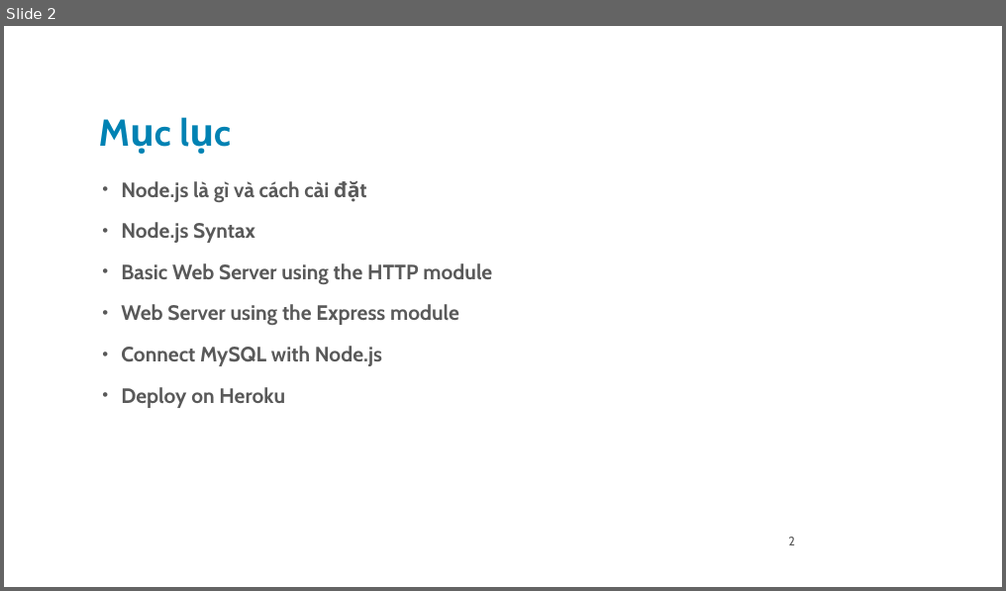
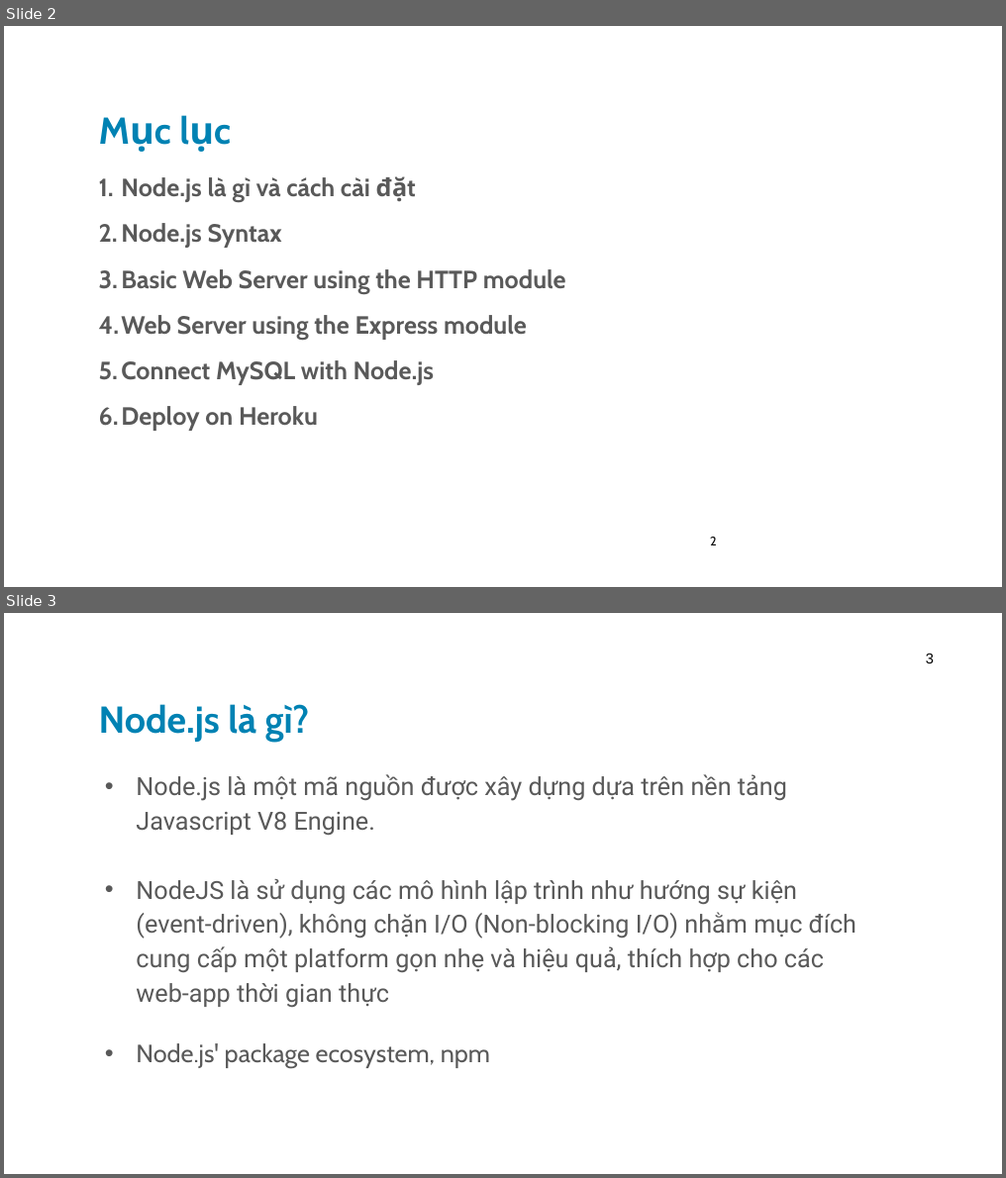
Before and after one commit to leqnam/Simple-Blog-NodeJs-MySQL-Heroku, a slide deck: powerpoint/ppt.pptx. Shown one above the other, each under a label of ours: slide 2 before the commit, slides 2 and 3 after it. The pictures are 1006x591 and 1006x1178 pixels, drawn with LibreOffice and Linux fonts; fonts in the diff are those of the drawing; background and template pictures are left out. Boxes give left, top, right and bottom in pixels: in the first picture for what was removed or moved away, otherwise in the second. Text is boxed around its words. In the diff, an @@ line names an element or a change of style, - is before the commit and + after.

```diff
--- a/powerpoint/ppt.pptx
+++ b/powerpoint/ppt.pptx
@@ slide 3 added at <box>4,613,1002,1174</box>, background picture (left out) @@
@@ page number added at <box>926,653,934,663</box>, 14 pt, text #000000 @@
+3
@@ title added at <box>99,704,310,742</box>, 36 pt, text #0082B3, bold @@
+Node.js là gì?
@@ text added at <box>136,774,856,1069</box>, 24 pt, text #595959 @@
+• Node.js là một mã nguồn được xây dựng dựa trên nền tảng Javascript V8 Engine.
+• NodeJS là sử dụng các mô hình lập trình như hướng sự kiện (event-driven), không chặn I/O (Non-blocking I/O) nhằm mục đích cung cấp một platform gọn nhẹ và hiệu quả, thích hợp cho các web-app thời gian thực
+• Node.js' package ecosystem, npm
@@ slide 2 changed as well @@
@@ title "Mục lục": place and size @@
-title "Mục lục" at <box>91,70,802,157</box>
+title "Mục lục" at <box>91,98,802,156</box>
@@ title "Mục lục" at <box>91,98,802,156</box>: text colour #0083B3 to #0082B3 @@
@@ text "Node.js là gì và cách ..." at <box>99,177,566,431</box>: size 20 to 24 pt; bullet • to 1.; less space between paragraphs @@
@@ page number at <box>710,537,717,546</box>: text colour #595959 to #000000; alignment right to left @@
```
Also in this commit, not shown: 2 other slides changed, 37 other slides added, 6 slides removed.
